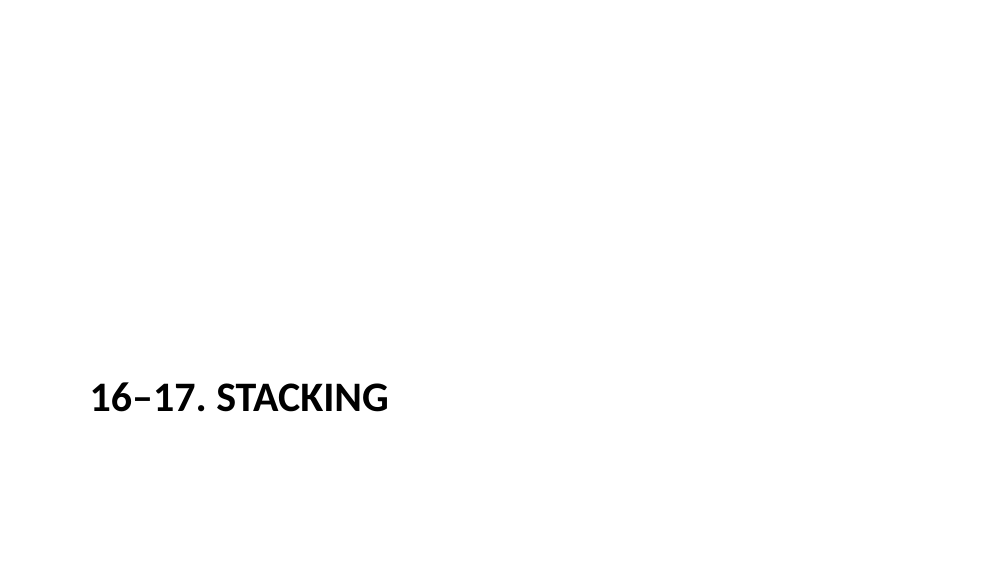
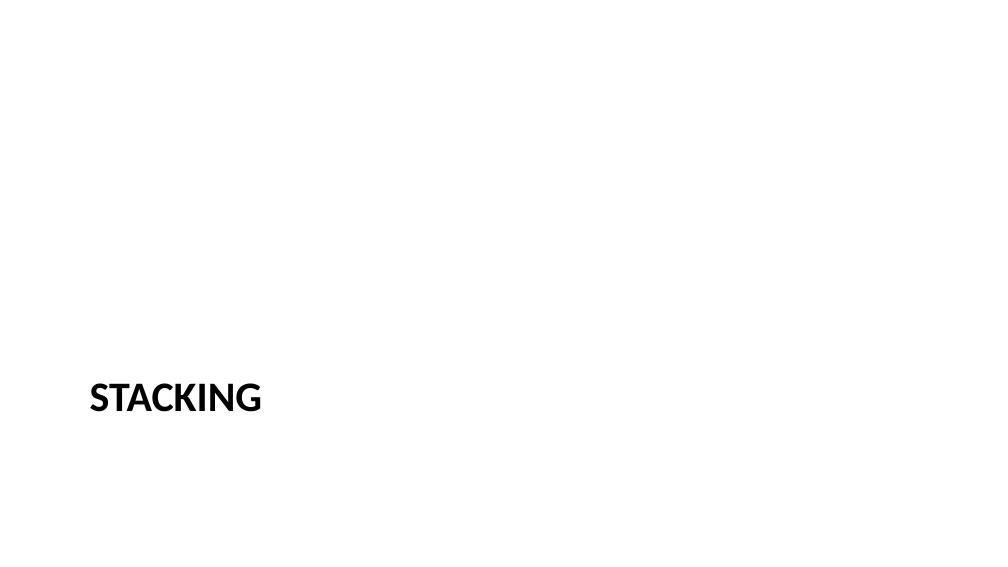
Before and after one commit to pauldubois98/AdcancedTopicsDataScience2026, a slide deck: slide 79 of Course03/slides.pptx (slide 66 before the commit). Drawn at 1008x567 pixels with LibreOffice and Linux fonts; fonts in the diff are those of the drawing. Boxes give left, top, right and bottom in pixels: in the first picture for what was removed or moved away, otherwise in the second. Text is boxed around its words. In the diff, an @@ line names an element or a change of style, - is before the commit and + after.

```diff
--- a/Course03/slides.pptx
+++ b/Course03/slides.pptx
@@ title at [90, 383, 263, 412]: text changed @@
-16–17. STACKING
+STACKING
```
Also in this commit, not shown: 26 other slides changed, 28 slides added, 15 slides removed, 1 other file.
